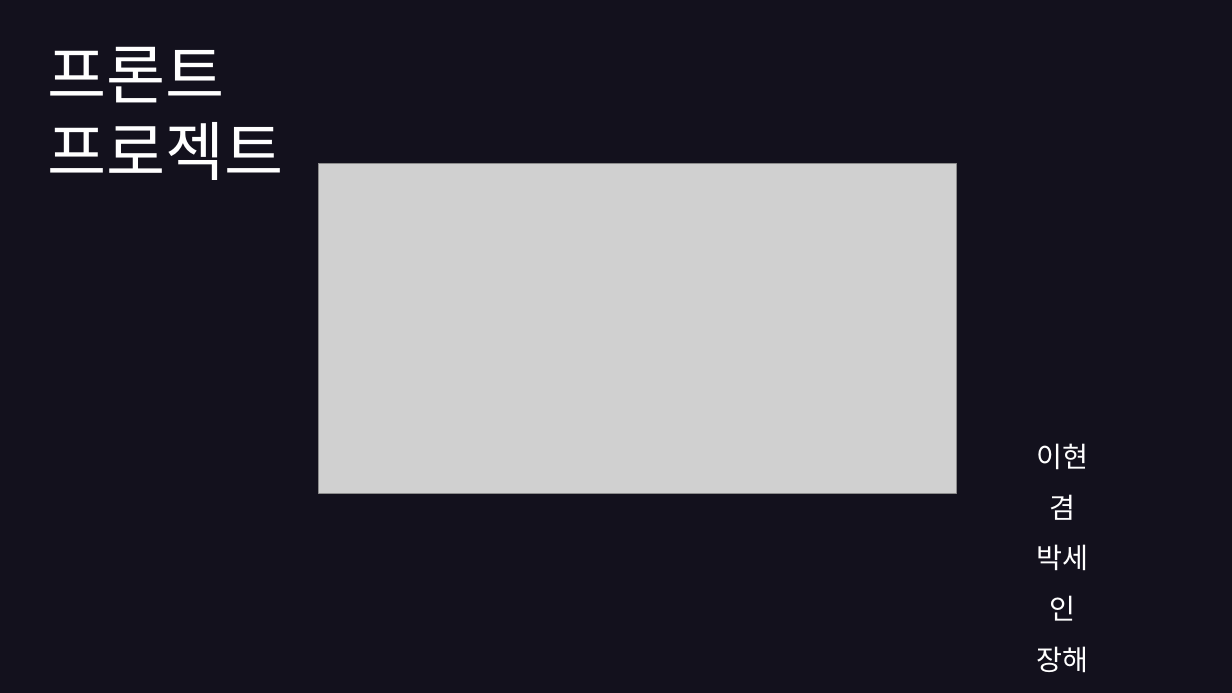
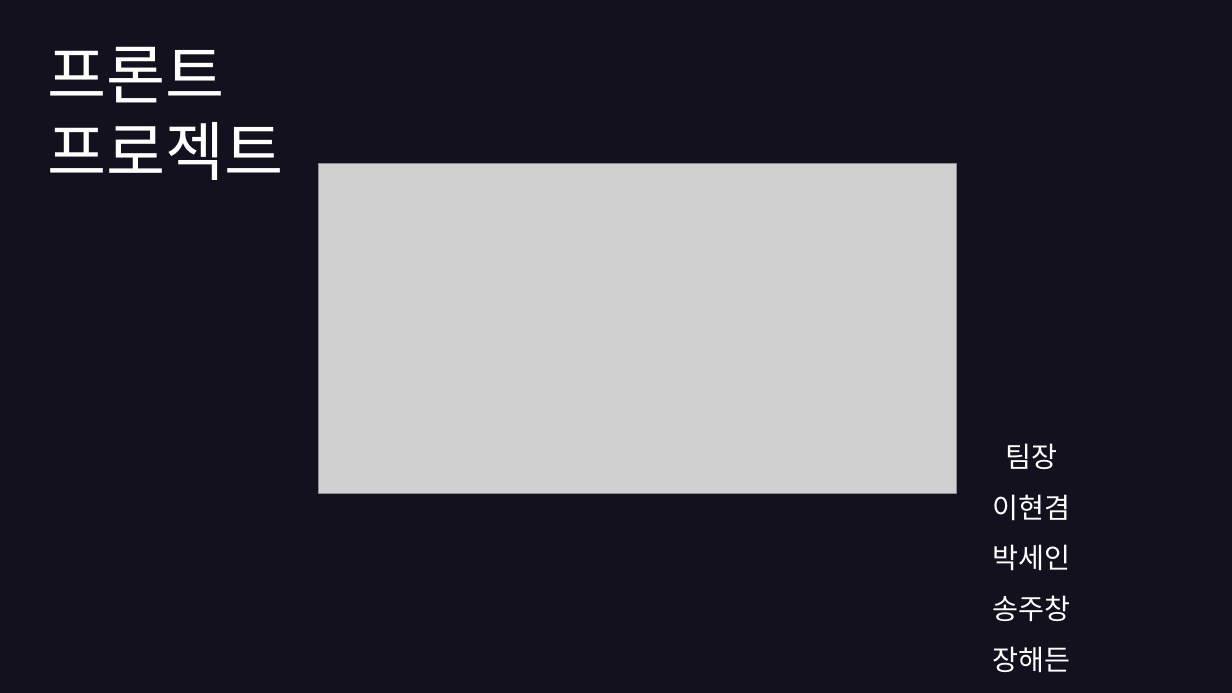
Before and after one commit to hyunkyumlee/FrontProject, a slide deck: slide 1 of 발표 자료/푸마_발표ppt.pptx. Drawn at 1232x693 pixels with LibreOffice and Linux fonts; fonts in the diff are those of the drawing; grey boxes stand for pictures. Boxes give left, top, right and bottom in pixels: in the first picture for what was removed or moved away, otherwise in the second. Text is boxed around its words. In the diff, an @@ line names an element or a change of style, - is before the commit and + after.

```diff
--- a/발표 자료/푸마_발표ppt.pptx
+++ b/발표 자료/푸마_발표ppt.pptx
@@ text at box(992, 443, 1070, 673): paragraph removed @@
-송주창
@@ text "팀장 이현겸": place and size @@
-text "팀장 이현겸" at box(1036, 443, 1088, 673)
+text "팀장 이현겸" at box(992, 443, 1070, 673)
@@ text at box(992, 443, 1070, 521): text changed @@
-이현겸
+팀장 이현겸
@@ text at box(992, 595, 1070, 621): paragraph added @@
+송주창
```
Also in this commit, not shown: 1 other slide changed, 2 slides added, 1 other file.
